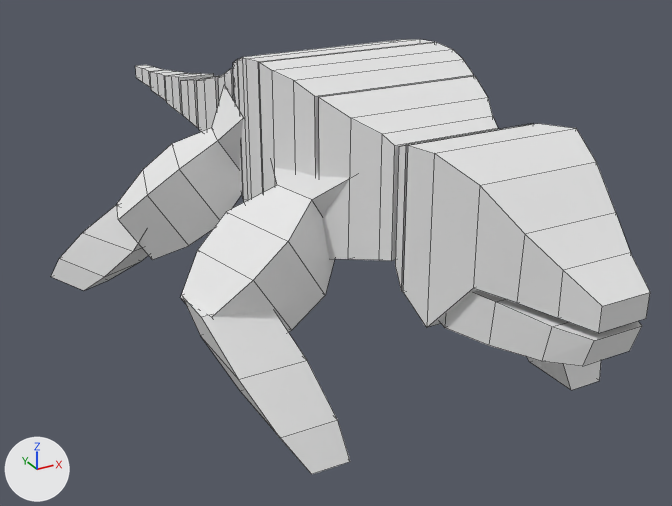
An edit to the Blender file Assets/Models/Guila.blend, drawn before and after from the same camera.
One viewpoint serves both versions: a camera (50 mm lens) standing at (-5.67, -10.77, 3.9) and looking at (0.52, 0.49, -1.73). The axes (+X, +Y, +Z) are drawn at lower left. The lights are the same throughout. Mesh edges are drawn as thin lines.

The older version as bpy lines, for what is in view:
```python
me_cube_021 = bpy.data.meshes.new('Cube.021')
me_cube_021.from_pydata(...)  # 332 vertices, 290 faces; spans x -3.23..3.51, y -5.53..8.27, z -2.31..1.54
me_cube_021.materials.append(mat_material)  # white #e7e7e7
ob_perna2 = bpy.data.objects.new('PERNA2', me_cube_021)
ob_perna2.location = (0.0, 0.0, 0.0)
```
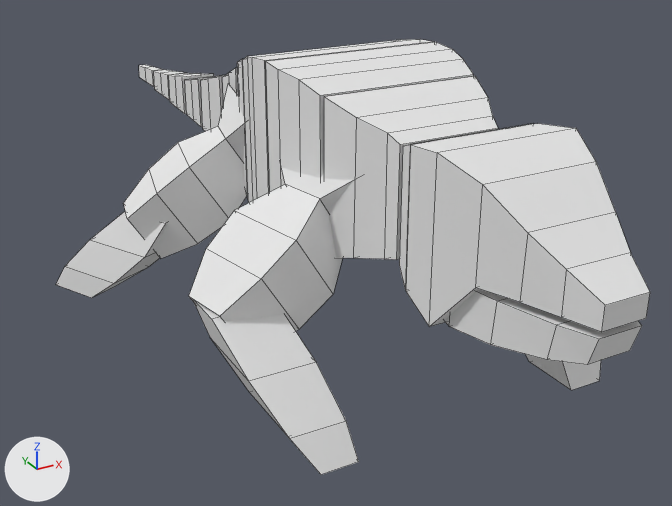
The newer file is also turned or shifted as a whole; pictures and numbers use the older file's frame.

Boxes (x1, y1, x2, y2) around the edits, measured in the pictures (672 x 506 px; the box of a moved part takes in the faces that stretch with it):
'PERNA2', reshaped
    before: (51, 39, 650, 474)
    after: (56, 39, 650, 475)
part 1 of me_cube_021, moved or reshaped
    before: (183, 297, 350, 474)
    after: (194, 303, 359, 475)
part 2 of me_cube_021, moved or reshaped
    before: (51, 205, 148, 290)
    after: (56, 212, 167, 298)
part 3 of me_cube_021, moved or reshaped
    before: (180, 166, 350, 332)
    after: (189, 168, 353, 331)
part 4 of me_cube_021, rebuilt
    before: (117, 85, 243, 260)
    after: (123, 84, 247, 258)
part 5 of me_cube_021, moved or reshaped
    before: (135, 39, 650, 366)
    after: (139, 39, 650, 364)

Diff of the bpy script that builds the scene:
```diff
--- a/Assets/Models/Guila.blend.py
+++ b/Assets/Models/Guila.blend.py
@@ me_cube_021 @@
 # used by ob_perna2; location = (0.0, 0.0, 0.0)
-me_cube_021.from_pydata(...)  # 332 vertices, 290 faces; spans x -3.23..3.51, y -5.53..8.27, z -2.31..1.54
+me_cube_021.from_pydata(...)  # 332 vertices, 290 faces; spans x -3.2..3.51, y -5.53..8.27, z -2.31..1.54
+# me_cube_021 part 1: the loose piece of 16 vertices spanning x -2.59..-1.49, y -3.5..-1.32, z -2.25..-0.83 is moved by (0.13, 0.03, -0.07)
+# me_cube_021 part 2: the loose piece of 16 vertices spanning x -3.23..-1.43, y 0.97..3.04, z -2.25..-0.83 is turned 3.3 degrees about the z axis through its middle, then moved by (0.07, -0.12, -0.07)
+# me_cube_021 part 3: the loose piece of 20 vertices spanning x -2.62..-0.02, y -2.39..-0.42, z -1.51..0.64 is moved by (0.1, -0.02, 0.0)
+# me_cube_021 part 4: the loose piece of 20 vertices spanning x -2.53..0.11, y -0.01..1.98, z -1.51..0.64 is rebuilt with 20 vertices and now spans x -2.41..0.12, y 0.04..2.02, z -1.51..0.64
+# me_cube_021 part 5
+# 58 vertices in x -1.06..0.01, y -2.76..8.27, z -0.68..1.45 move by (0.07, 0.0, 0.0)
+# 10 vertices in x -0.61..-0.17, y -5.5..-2.59, z -0.66..1.07 move by (0.06, 0.0, 0.0)
+# 8 vertices in x -0.75..-0.15, y -5.53..-3.76, z -0.67..1.21 move by (0.04, 0.0, 0.0)
+# 4 vertices in x -1.15, y -0.67..-0.63, z -0.68..1.54 move by (0.08, 0.0, 0.0)
+# 4 vertices in x -1.16, y -1.02..-0.28, z -0.68..1.51 move by (0.09, 0.0, 0.0)
+# 4 vertices in x -0.69..-0.61, y -3.34..-3.17, z -0.52..1.12 move by (0.05, 0.0, 0.0)
+# 7 vertices move from x -0.69..0.11, y -4.75..1.88, z -0.63..1.13 to x -0.66..0.19, y -4.75..1.84, z -0.63..1.13
 me_cube_021.materials.append(mat_material)
```
